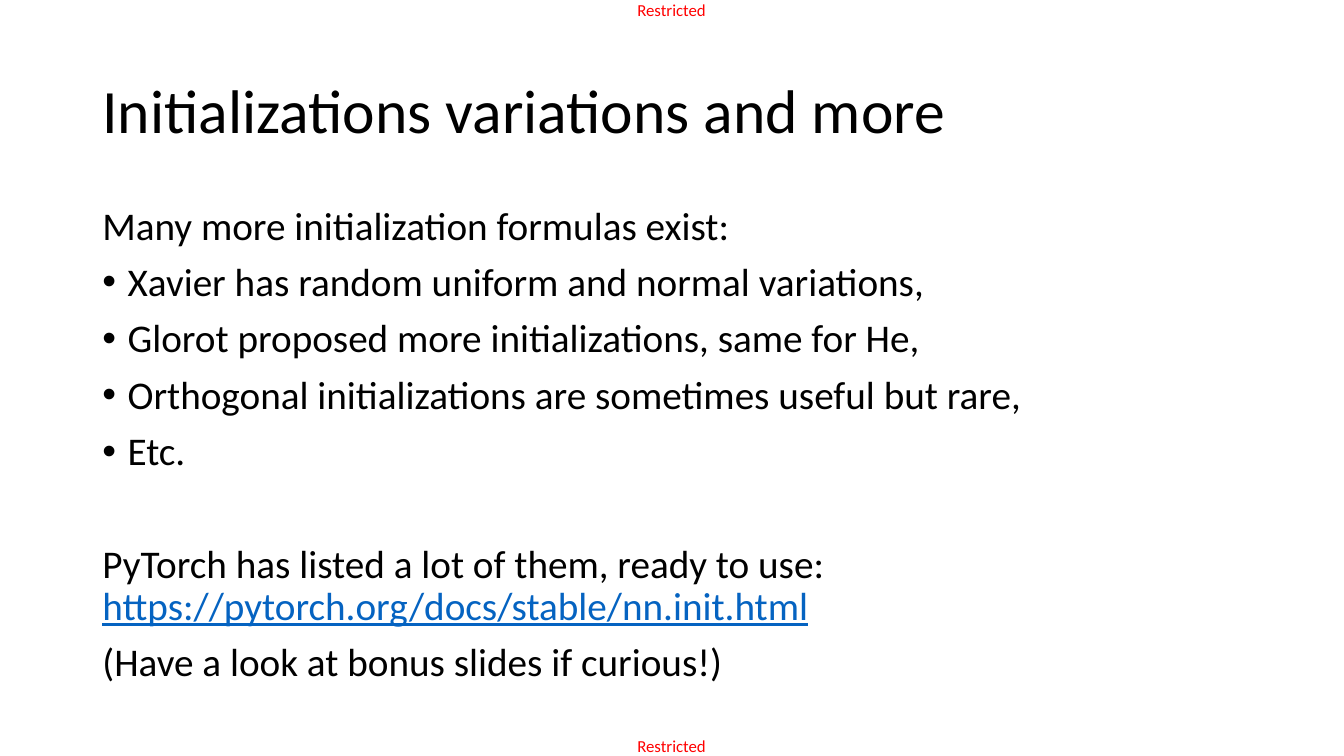
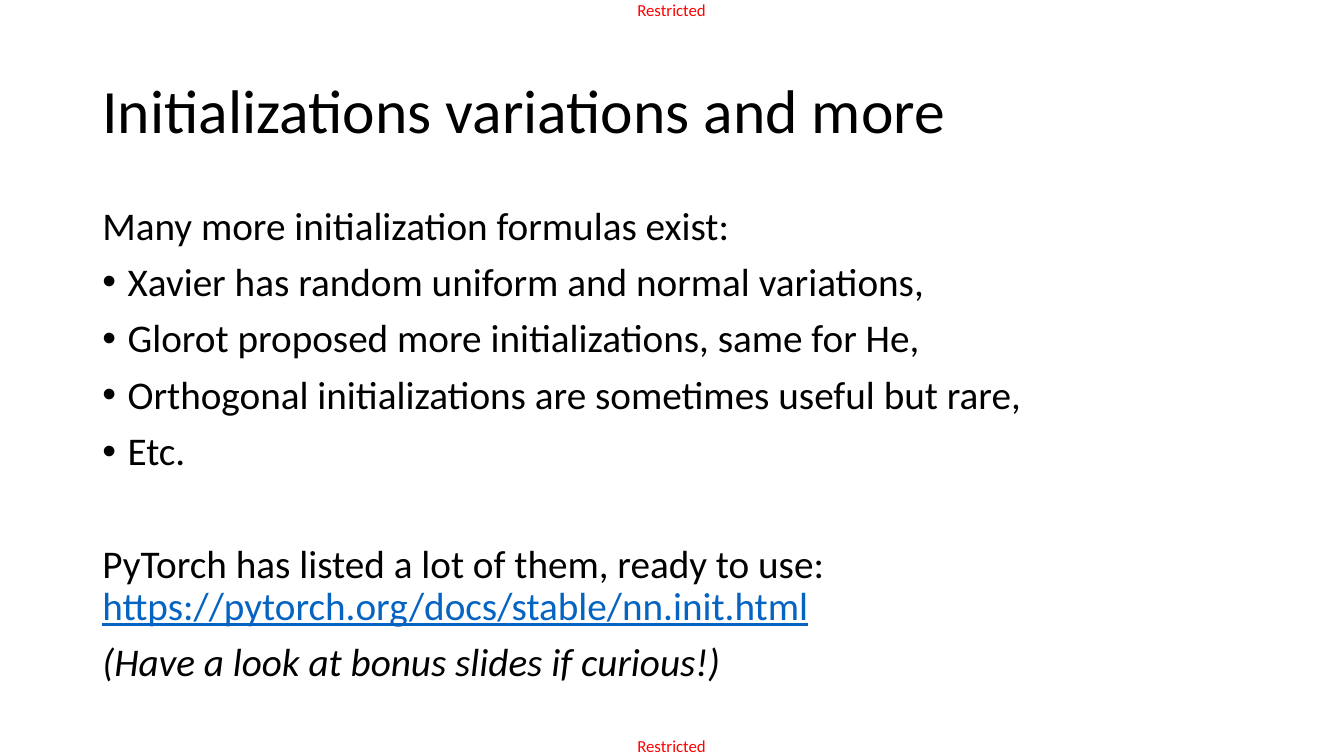
Before and after one commit to matthieudemari/SUTD_DL_50_039, a slide deck: slide 20 of W2/1. W2S1 final/W2S1.pptx. Drawn at 1344x756 pixels with LibreOffice and Linux fonts; fonts in the diff are those of the drawing. Boxes give left, top, right and bottom in pixels: in the first picture for what was removed or moved away, otherwise in the second. Text is boxed around its words. In the diff, an @@ line names an element or a change of style, - is before the commit and + after.

```diff
--- a/W2/1. W2S1 final/W2S1.pptx
+++ b/W2/1. W2S1 final/W2S1.pptx
@@ text at [102,647,720,682]: italic on in "(Have a look at bonus slides if ..." @@
```
Also in this commit, not shown: 15 other slides changed, 6 other files.
